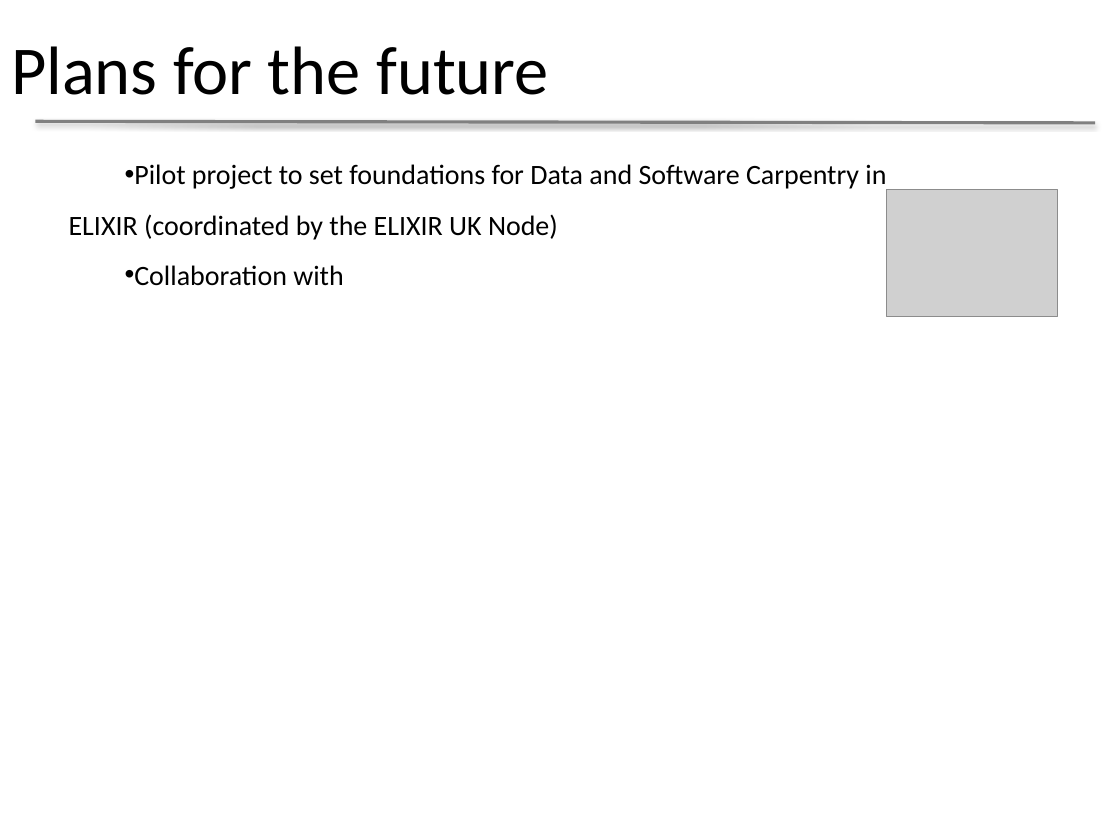
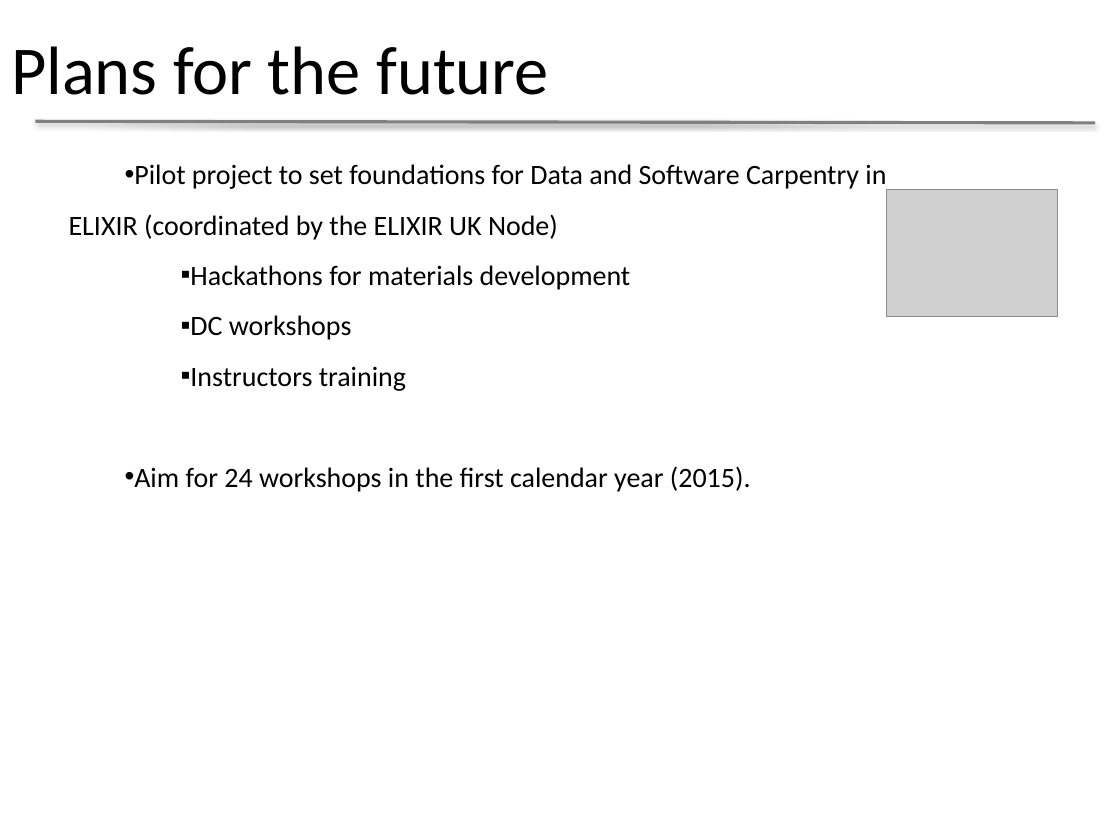
Before and after one commit to datacarpentry/presentations, a slide deck: slide 8 of IDCC2015_Data_Carpentry.pptx. Drawn at 1120x840 pixels with LibreOffice and Linux fonts; fonts in the diff are those of the drawing; grey boxes stand for pictures; background and template pictures are left out. Boxes give left, top, right and bottom in pixels: in the first picture for what was removed or moved away, otherwise in the second. Text is boxed around its words. In the diff, an @@ line names an element or a change of style, - is before the commit and + after.

```diff
--- a/IDCC2015_Data_Carpentry.pptx
+++ b/IDCC2015_Data_Carpentry.pptx
@@ text at bbox=[134, 265, 751, 492]: text changed @@
-• Collaboration with
+  ▪ Hackathons for materials development
+  ▪ DC workshops
+  ▪ Instructors training
+• Aim for 24 workshops in the first calendar year (2015).
```
Also in this commit, not shown: 2 other slides changed.
